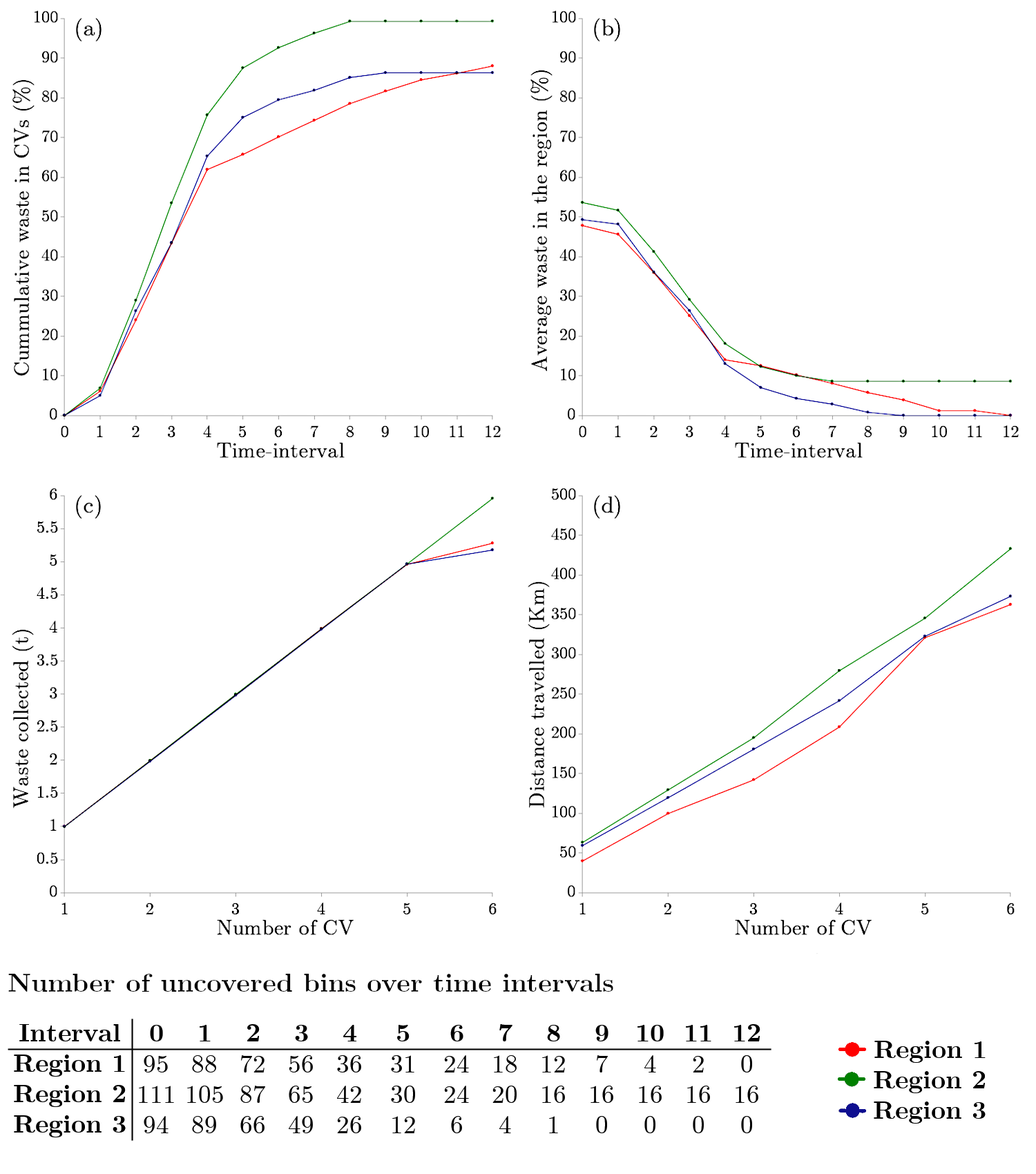
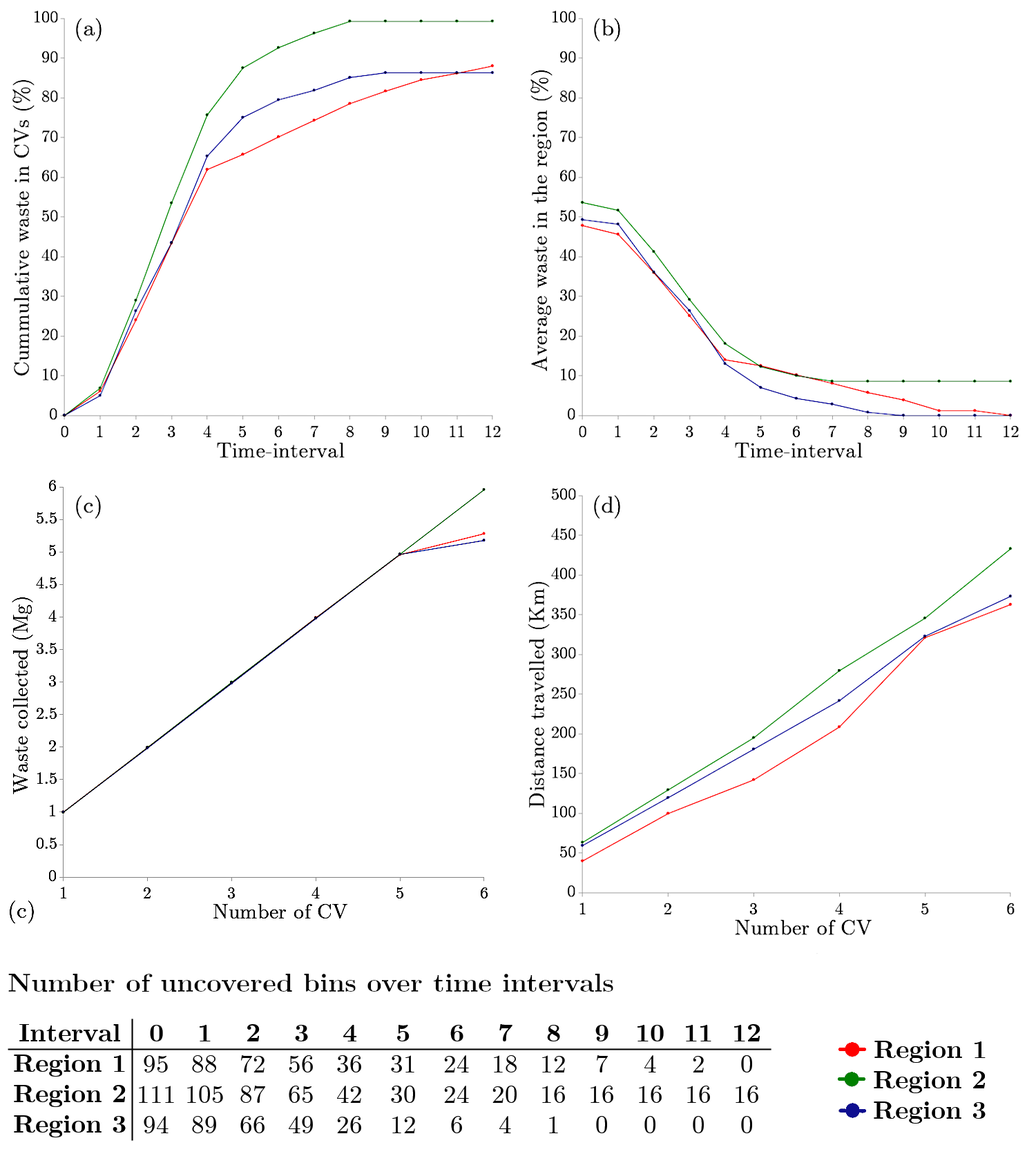
Layered file, before and after one edit (1036×1174). Changes by layer:
added layer "Waste VS Number of CV.png" above "d" over box(9, 479, 497, 935)
